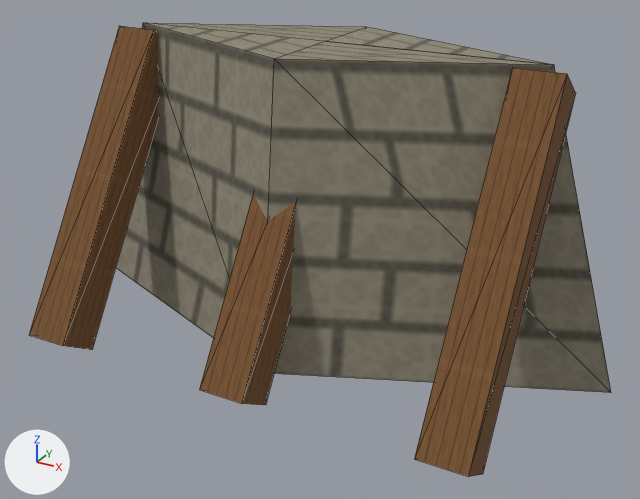
An edit to the glTF model app/src/main/assets/3d/field/military-DAM-1-lod1.glb, drawn before and after from the same camera.
Both versions are drawn from a camera (50 mm lens) standing at (0.574, -1.058, 0.643) and looking at (0.029, -0.066, 0.147). The lights are fixed; the arrows at lower left show +X, +Y and +Z. The older version comes first. Mesh edges are drawn as thin lines. Vertices at exactly the same position are counted once.

The scene before the commit, as lines of its bpy script (objects in view):
```python
me_mesh_0 = bpy.data.meshes.new('Mesh_0')
me_mesh_0.from_pydata(...)  # 35 vertices, 42 faces; spans x -0.43..0.43, y -0.278..0.18, z -0.017..0.42
me_mesh_0.materials.append(mat_material_0)
ob_mesh_0 = bpy.data.objects.new('Mesh_0', me_mesh_0)
ob_mesh_0.location = (0.0, 0.0, 0.0)
```
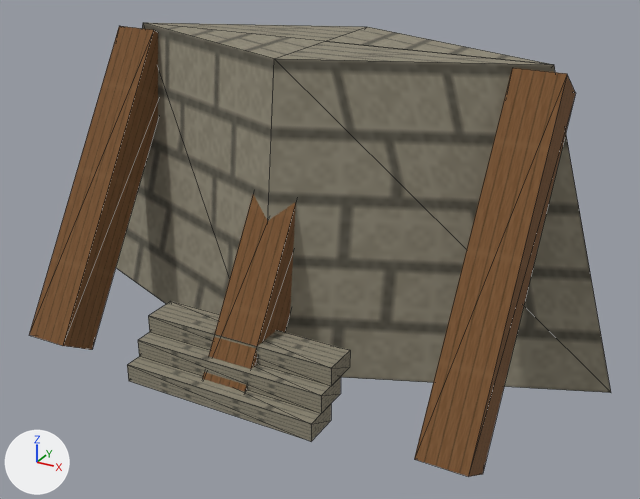
Boxes [x1, y1, x2, y2] around the edits, measured in the pictures (640 x 499 px):
part 1 of me_mesh_0, added
    after: [127, 301, 350, 441]

What changed in the scene script:
```text
Change me_mesh_0:
    used by ob_mesh_0; location = (0.0, 0.0, 0.0)
    remove me_mesh_0.from_pydata(...)  # 35 vertices, 42 faces; spans x -0.43..0.43, y -0.278..0.18, z -0.017..0.42
    add me_mesh_0.from_pydata(...)  # 59 vertices, 72 faces; spans x -0.43..0.43, y -0.29..0.18, z -0.017..0.42
    me_mesh_0 part 1
    12 vertices are added at x -0.14, y -0.29..-0.19, z 0.005..0.08
    12 new vertices lie (0.28, 0.0, 0.0) away from vertices in x -0.14, y -0.29..-0.19, z 0.005..0.08
    30 new faces join them
```
